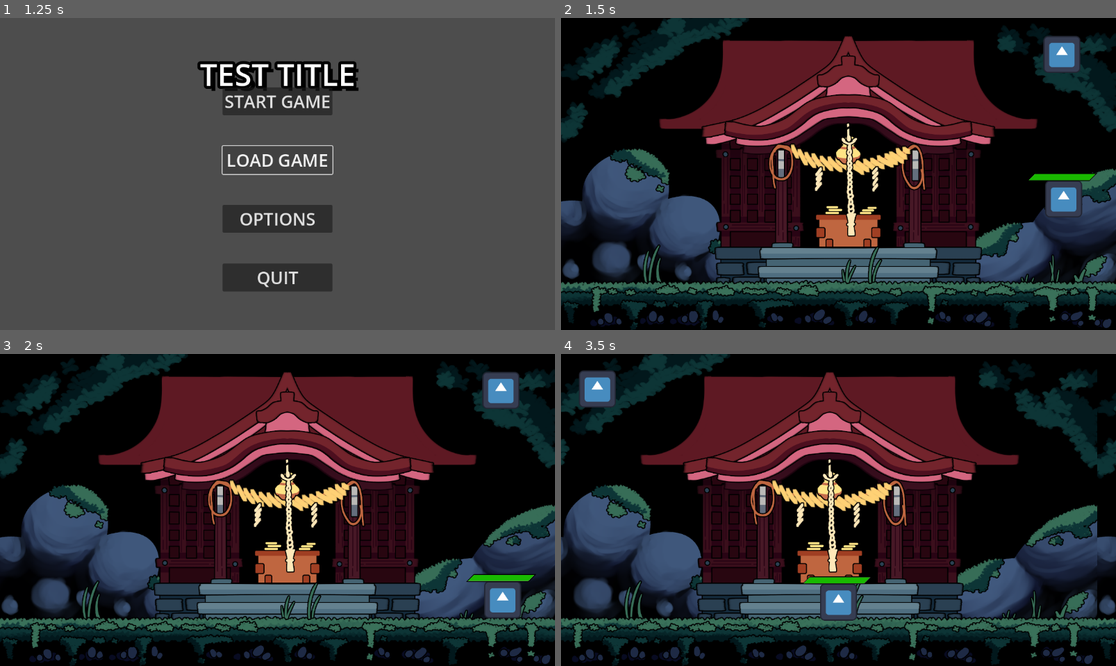
Above: before the commit, frames 1-4 (two rows, left to right).
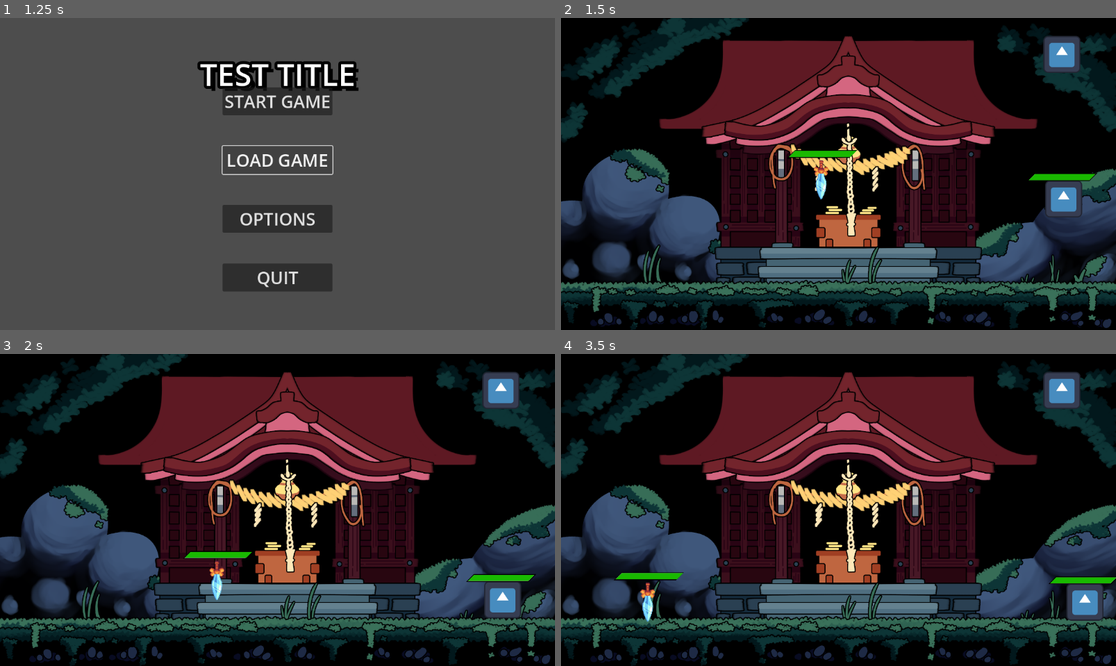
Above: after the commit, the same moments.

Repository: Estavioo/ShibaGithub
Game: Godot game, scene res://main_menu/Scene/full_menu.tscn
Same seed, same stepped clock (60 frames per second), same inputs: the game is played once before the commit and once after it. The engine's default icon, where the game draws it, is replaced by a stand-in: a white triangle on a blue panel in a dark square.
Inputs:
- Up to frame 1 (1.25 s): click "LOAD GAME" at 0.5 s
- Up to frame 2 (1.5 s): click "START GAME" at 1.25 s
- Up to frame 3 (2 s): no input
- Up to frame 4 (3.5 s): hold D (Right) from 2.03 s (still down); tap C (switch_state, bound only after the commit) at 2.1, 3.05 s; tap W (Up) at 2.27, 2.3, 2.57, 2.85, 3.02, 3.32 s

Frame 1 is identical in both runs. In frame 2, 0.5% of the frame differs, in the area x 40-54%, y 42-59%; in frame 3, 0.5%; in frame 4, 41%, in the area x 0-100%, y 0-100%.

Commit message:
Madaming inadd
- Program flow
- Other player mechanics
- Enemy added
- Healthbar implemented but not finished

Diff:
--- a/testmap/Code/CharacterBody2D.gd
+++ b/testmap/Code/CharacterBody2D.gd
@@ -1,26 +1,34 @@
 extends CharacterBody2D
 
 class_name GameData
-
+enum State {HAYAI, TSUYOI}
 
 var save_file_path = "user://save/"
 var save_file_name = "PlayerSave.tres"
 var playerData = PlayerData.new()
 
-const SPEED = 49870
+var SPEED = 49870
 const JUMP_VELOCITY = -500.0
 
 const SPEED_DASH = 149610
 var dashing = false
 var can_dash = true
+var current_state = State.HAYAI
 
+var damage = 1
 # Get the gravity from the project settings to be synced with RigidBody nodes.
 var gravity = ProjectSettings.get_setting("physics/2d/default_gravity")
 
+
 # Store the player's facing direction
 var facing_direction = Vector2.RIGHT
+var health = 100
+var regen = false
+@onready var healthbar = $Player_Health
 
-var health = 100
+var enemy_inrange = false
+var enemy_cooldown = true
+var player_alive = true
 
 func _ready():
 	verify_save_directory(save_file_path)
@@ -41,6 +49,63 @@
 	print("saved")
 
 func _physics_process(delta):
+	save_progress()
+	player_movement(delta)
+	player_health(delta)
+	player_attack()
+
+
+	#test healthbar
+	#if Input.is_action_just_pressed("Left"):
+	#	healthbar.value -= 20
+
+func player_attack():
+	switch_state()
+	if Input.is_action_just_pressed("attack"):
+		print(str(damage))
+	if Input.is_action_just_pressed("attack") and enemy_inrange == true:
+		print("Oke")
+
+func switch_state():
+	if Input.is_action_just_pressed("switch_state"):
+		if current_state == State.HAYAI:
+			print("Switched to TSUYOI")
+			current_state = State.TSUYOI
+			SPEED = 10
+			damage = 20
+		else:
+			current_state = State.HAYAI
+			print("Switched to HAYAI")
+			SPEED = 600.0
+			damage = 30
+
+func enemy_atk():
+	if enemy_inrange and enemy_cooldown == true:
+		health -= 5
+		enemy_cooldown = false
+		$atk_cool.start()
+		print(health)
+
+
+func player_health(delta):
+	#Still can't heal for each timer interval
+	if healthbar.value < 100:
+		regen = true
+	else:
+		regen = false
+	if regen:
+		healthbar.health_regen(delta)
+	if Input.is_action_just_pressed("Left"):
+		healthbar.value -= 20
+
+func save_progress():
+	if Input.is_action_just_pressed("Save"):
+		save()
+	if Input.is_action_just_pressed("Load"):
+		load_data()
+	playerData.UpdatePos(self.position)
+
+func player_movement(delta):
 	# Add the gravity.
 	if not is_on_floor():
 		velocity.y += gravity * delta
@@ -75,13 +140,26 @@
 			#$AnimatedSprite2D.play("default")
 	move_and_slide()
 
-	if Input.is_action_just_pressed("Save"):
-		save()
-	if Input.is_action_just_pressed("Load"):
-		load_data()
-	playerData.UpdatePos(self.position)
-
 func _on_dash_timeout():
 	dashing = false
+
 func _on_can_dash_timeout():
 	can_dash = true
+
+func _on_atk_cool_timeout():
+	enemy_cooldown = true
+
+func _on_area_2d_area_entered(area):
+	if area.is_in_group("enemy attackrange"):
+		enemy_inrange = true
+func _on_area_2d_area_exited(area):
+	if area.is_in_group("enemy attackrange"):
+		enemy_inrange = false
+
+
+func _on_attack_defense_area_entered(area):
+	if area.is_in_group("enemy"):
+		print("enemy")
+
+func _on_attack_defense_area_exited(area):
+	pass # Replace with function body.
--- /dev/null
+++ b/testmap/Code/KAPPA.gd
@@ -0,0 +1,100 @@
+extends CharacterBody2D
+
+class_name enemies
+enum enemy_type {KAPPA, BAKANEKO}
+
+
+const SPEED = 300.0
+const JUMP_VELOCITY = -400.0
+var default_direction = -1
+
+
+const damage = 50
+var health = 100
+
+# Get the gravity from the project settings to be synced with RigidBody nodes.
+var gravity = ProjectSettings.get_setting("physics/2d/default_gravity")
+
+@onready var detection_range = $"Detection/Detection Area"
+@onready var attack_range = $"Attack Range/Attack Range"
+@onready var damage_range = $"Damage/Damage Trigger"
+@onready var healthbar = $KAPPA_Health
+
+var player_attack = false
+var player_chase = false
+var target_position = Vector2.ZERO
+
+func _ready():
+	healthbar.value = health
+	health_regen()
+
+func _physics_process(delta):
+	enemy_movement(delta)
+
+func enemy_movement(delta):
+	# Add the gravity.
+	if not is_on_floor():
+		velocity.y += gravity * delta
+
+	velocity.x = default_direction * SPEED
+	if is_on_wall():
+		# Flip the sprite horizontally based on the direction
+		if velocity.x > 0:
+			default_direction = -1
+			detection_range.position.x = -175.75
+			attack_range.position.x = -118.5
+			damage_range.position.x = -80.5
+
+		elif velocity.x < 0:
+			default_direction = 1
+			detection_range.position.x = 175.75
+			attack_range.position.x = -10.5
+			damage_range.position.x = 80.5
+
+
+	velocity.x = default_direction * SPEED
+
+	if player_chase:
+		player_chasing(delta)
+	elif player_attack:
+		velocity = Vector2.ZERO
+
+	move_and_slide()
+
+func health_regen():
+	while true:
+		await(get_tree().create_timer(2.0).timeout)
+		if health < 100 and player_chase == false:
+			health += 5
+			print("Enemy Current health: " + str(health))
+
+func _on_detection_area_entered(area):
+	if area.is_in_group("player_hitbox"):
+		player_chase = true
+		target_position = area.global_position
+
+func _on_detection_area_exited(_area):
+	player_chase = false
+
+func _on_attack_area_entered(area):
+	if area.is_in_group("player_body"):
+		player_attack = true
+
+func _on_attack_area_exited(_area):
+	player_attack = false
+
+func player_chasing(_delta):
+	var direction = (target_position - global_position).normalized()
+	var distance_to_target = target_position.distance_to(global_position)
+	if distance_to_target < attack_range.scale.x / 2:
+		# Player is within attack range, stay still and attack
+		velocity = Vector2.ZERO
+	else:
+		# Player is outside attack range, chase the player
+		velocity = direction * SPEED
+	velocity.y = 0
+	move_and_slide()
+
+func _on_damage_area_entered(body):
+	if "Player" in body.name:
+		body.enemy_atk()
--- a/testmap/HealthBar/Scene/healthbar_2.tscn
+++ b/testmap/HealthBar/Scene/healthbar_2.tscn
@@ -1,7 +1,6 @@
 [gd_scene load_steps=4 format=3 uid="uid://djjni2gvwo737"]
 
 [ext_resource type="Script" path="res://HealthBar/Script/healthbar_2.gd" id="1_x2lqh"]
-
 
 [sub_resource type="StyleBoxFlat" id="StyleBoxFlat_q3qpu"]
 skew = Vector2(1, 0)
--- a/testmap/HealthBar/Script/healthbar_2.gd
+++ b/testmap/HealthBar/Script/healthbar_2.gd
@@ -1,9 +1,11 @@
 extends ProgressBar
 
 
-func set_health_bar(health, maxHealth):
-	max_value = maxHealth
-	value = health
+func health_damaged():
+	pass
 
-func change_health(newValue):
-	value += newValue
+func health_regen(delta):
+	if value < 100:
+		await get_tree().create_timer(3.0).timeout
+		value += 5
+		print("Health: " + str(value))
--- /dev/null
+++ b/testmap/Scenes/KAPPA.tscn
@@ -0,0 +1,70 @@
+[gd_scene load_steps=8 format=3 uid="uid://bco27vvwvmxq3"]
+
+[ext_resource type="Script" path="res://Code/KAPPA.gd" id="1_nd6id"]
+[ext_resource type="Texture2D" uid="uid://g0klqgkjvpd4" path="res://Sprites/sword_ice.png" id="1_w5qvk"]
+[ext_resource type="PackedScene" uid="uid://djjni2gvwo737" path="res://HealthBar/Scene/healthbar_2.tscn" id="3_aebwn"]
+
+[sub_resource type="RectangleShape2D" id="RectangleShape2D_6buaw"]
+size = Vector2(57, 143)
+
+[sub_resource type="RectangleShape2D" id="RectangleShape2D_456w2"]
+size = Vector2(20, 138)
+
+[sub_resource type="RectangleShape2D" id="RectangleShape2D_r22ew"]
+size = Vector2(21, 140)
+
+[sub_resource type="RectangleShape2D" id="RectangleShape2D_yx77e"]
+size = Vector2(231, 141)
+
+[node name="KAPPA" type="CharacterBody2D" groups=["enemy"]]
+collision_layer = 8
+collision_mask = 7
+script = ExtResource("1_nd6id")
+
+[node name="Sprite2D" type="Sprite2D" parent="."]
+texture_filter = 1
+rotation = 1.5708
+texture = ExtResource("1_w5qvk")
+
+[node name="CollisionShape2D" type="CollisionShape2D" parent="."]
+position = Vector2(1.5, -0.5)
+shape = SubResource("RectangleShape2D_6buaw")
+
+[node name="Attack Range" type="Area2D" parent="." groups=["enemy_attackRange"]]
+collision_layer = 4
+collision_mask = 4
+
+[node name="Attack Range" type="CollisionShape2D" parent="Attack Range"]
+position = Vector2(53, 0)
+shape = SubResource("RectangleShape2D_456w2")
+debug_color = Color(0.909492, 0.220964, 0.51015, 0.42)
+
+[node name="Damage" type="Area2D" parent="."]
+collision_layer = 4
+collision_mask = 4
+
+[node name="Damage Trigger" type="CollisionShape2D" parent="Damage"]
+position = Vector2(74, 0)
+shape = SubResource("RectangleShape2D_r22ew")
+debug_color = Color(0.148439, 0.627665, 0.435398, 0.42)
+
+[node name="Detection" type="Area2D" parent="." groups=["enemy_hitbox"]]
+collision_layer = 4
+collision_mask = 4
+
+[node name="Detection Area" type="CollisionShape2D" parent="Detection"]
+position = Vector2(157, 1)
+shape = SubResource("RectangleShape2D_yx77e")
+
+[node name="KAPPA_Health" parent="." instance=ExtResource("3_aebwn")]
+offset_left = -104.0
+offset_top = -104.0
+offset_right = 112.0
+offset_bottom = -77.0
+
+[connection signal="area_entered" from="Attack Range" to="." method="_on_attack_range_area_entered"]
+[connection signal="area_exited" from="Attack Range" to="." method="_on_attack_range_area_exited"]
+[connection signal="body_entered" from="Attack Range" to="." method="_on_attack_range_body_entered"]
+[connection signal="area_entered" from="Damage" to="." method="_on_damage_area_entered"]
+[connection signal="area_entered" from="Detection" to="." method="_on_detection_area_entered"]
+[connection signal="area_exited" from="Detection" to="." method="_on_detection_area_exited"]
--- a/testmap/Scenes/character_body_2d.tscn
+++ b/testmap/Scenes/character_body_2d.tscn
@@ -6,7 +6,11 @@
 [sub_resource type="RectangleShape2D" id="RectangleShape2D_0o6h2"]
 size = Vector2(2, 2)
 
-[node name="CharacterBody2D" type="CharacterBody2D"]
+[sub_resource type="RectangleShape2D" id="RectangleShape2D_s4qfx"]
+
+[sub_resource type="RectangleShape2D" id="RectangleShape2D_cn0t0"]
+
+[node name="Player" type="CharacterBody2D"]
 collision_mask = 6
 platform_floor_layers = 4294967043
 script = ExtResource("1_em4x2")
@@ -24,5 +28,24 @@
 [node name="CanDash" type="Timer" parent="."]
 one_shot = true
 
+[node name="Body" type="Area2D" parent="." groups=["player_body"]]
+
+[node name="CollisionShape2D" type="CollisionShape2D" parent="Body"]
+shape = SubResource("RectangleShape2D_s4qfx")
+
+[node name="Attack_Defense" type="Area2D" parent="." groups=["player_hitbox"]]
+
+[node name="CollisionShape2D" type="CollisionShape2D" parent="Attack_Defense"]
+shape = SubResource("RectangleShape2D_cn0t0")
+
+[node name="atk_cool" type="Timer" parent="."]
+
 [connection signal="timeout" from="Dash" to="." method="_on_dash_timeout"]
 [connection signal="timeout" from="CanDash" to="." method="_on_can_dash_timeout"]
+[connection signal="area_entered" from="Body" to="." method="_on_body_area_entered"]
+[connection signal="area_exited" from="Body" to="." method="_on_body_area_exited"]
+[connection signal="body_entered" from="Body" to="." method="_on_body_body_entered"]
+[connection signal="body_exited" from="Body" to="." method="_on_body_body_exited"]
+[connection signal="area_entered" from="Attack_Defense" to="." method="_on_attack_defense_area_entered"]
+[connection signal="area_exited" from="Attack_Defense" to="." method="_on_attack_defense_area_exited"]
+[connection signal="timeout" from="atk_cool" to="." method="_on_atk_cool_timeout"]
--- a/testmap/Scenes/main.tscn
+++ b/testmap/Scenes/main.tscn
@@ -6,6 +6,7 @@
 [ext_resource type="Script" path="res://Scenes/Camera2D.gd" id="4_go132"]
 [ext_resource type="Texture2D" uid="uid://dgrmkak6bykgx" path="res://Sprites/icon.svg" id="5_cw5kw"]
 [ext_resource type="PackedScene" uid="uid://djjni2gvwo737" path="res://HealthBar/Scene/healthbar_2.tscn" id="5_t168k"]
+[ext_resource type="PackedScene" uid="uid://bco27vvwvmxq3" path="res://Scenes/KAPPA.tscn" id="7_74rcf"]
 
 [sub_resource type="RectangleShape2D" id="RectangleShape2D_55i3f"]
 size = Vector2(124, 1080)
@@ -21,10 +22,12 @@
 [node name="Shrine2" parent="." instance=ExtResource("2_1lm3k")]
 position = Vector2(1920, 0)
 
-[node name="CharacterBody2D" parent="." instance=ExtResource("2_wcfnf")]
+[node name="Kappa" parent="." instance=ExtResource("7_74rcf")]
+
+[node name="Player" parent="." instance=ExtResource("2_wcfnf")]
 position = Vector2(779, 65)
 
-[node name="Camera2D" type="Camera2D" parent="CharacterBody2D"]
+[node name="Camera2D" type="Camera2D" parent="Player"]
 zoom = Vector2(0.6, 0.6)
 limit_left = -960
 limit_top = -540
@@ -32,7 +35,7 @@
 limit_bottom = 540
 script = ExtResource("4_go132")
 
-[node name="Healthbar2" parent="CharacterBody2D" instance=ExtResource("5_t168k")]
+[node name="Player_Health" parent="Player" instance=ExtResource("5_t168k")]
 offset_left = -113.0
 offset_top = -89.0
 offset_right = 103.0
@@ -64,4 +67,4 @@
 position = Vector2(773, -414)
 texture = ExtResource("5_cw5kw")
 
-[connection signal="body_exited" from="scene1-2 connector" to="CharacterBody2D/Camera2D" method="_on_scene_12_connector_body_exited"]
+[connection signal="body_exited" from="scene1-2 connector" to="Player/Camera2D" method="_on_scene_12_connector_body_exited"]
--- a/testmap/project.godot
+++ b/testmap/project.godot
@@ -68,6 +68,16 @@
 "events": [Object(InputEventKey,"resource_local_to_scene":false,"resource_name":"","device":-1,"window_id":0,"alt_pressed":false,"shift_pressed":false,"ctrl_pressed":false,"meta_pressed":false,"pressed":false,"keycode":0,"physical_keycode":75,"key_label":0,"unicode":107,"echo":false,"script":null)
 ]
 }
+Attack={
+"deadzone": 0.5,
+"events": [Object(InputEventKey,"resource_local_to_scene":false,"resource_name":"","device":-1,"window_id":0,"alt_pressed":false,"shift_pressed":false,"ctrl_pressed":false,"meta_pressed":false,"pressed":false,"keycode":0,"physical_keycode":32,"key_label":0,"unicode":32,"echo":false,"script":null)
+]
+}
+switch_state={
+"deadzone": 0.5,
+"events": [Object(InputEventKey,"resource_local_to_scene":false,"resource_name":"","device":-1,"window_id":0,"alt_pressed":false,"shift_pressed":false,"ctrl_pressed":false,"meta_pressed":false,"pressed":false,"keycode":0,"physical_keycode":67,"key_label":0,"unicode":99,"echo":false,"script":null)
+]
+}
 
 [layer_names]
 
@@ -76,6 +86,7 @@
 2d_physics/layer_1="player"
 2d_physics/layer_2="Map"
 2d_physics/layer_3="obstacle"
+2d_physics/layer_4="enemy"
 
 [rendering]
 
Not shown: 1 places in testmap/Scenes/character_body_2d.tscn that only renumber resources
Not shown: 1 places in testmap/Scenes/main.tscn that only renumber resources
Binary file added: testmap/Sprites/sword_ice.png
Not shown, added: testmap/Sprites/sword_ice.png.import
